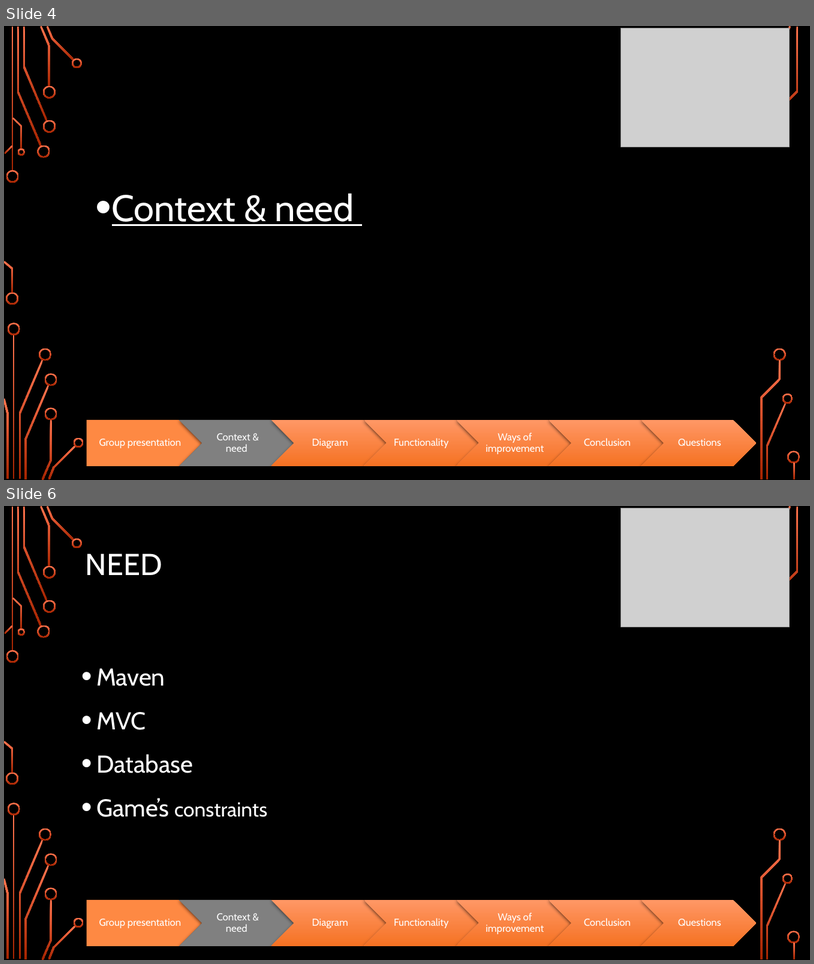
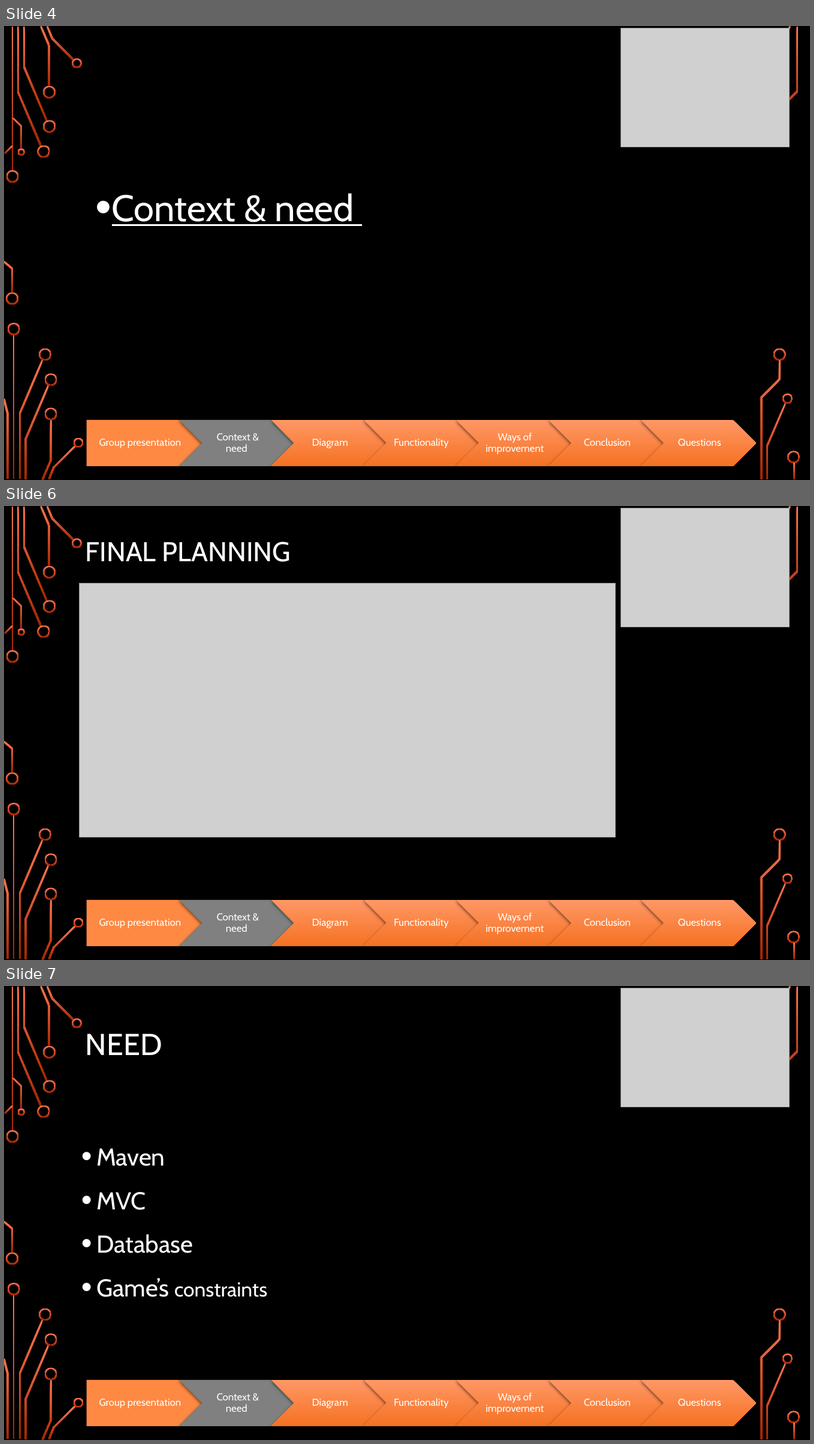
Before and after one commit to Paulbgt/Projet-Java, a slide deck: java project.pptx. Shown one above the other, each under a label of ours: slides 4 and 6 before the commit, slides 4, 6 and 7 after it; the slides between them are not shown. The pictures are 814x964 and 814x1444 pixels, drawn with LibreOffice and Linux fonts; fonts in the diff are those of the drawing; grey boxes stand for pictures; background and template pictures are left out. Boxes give left, top, right and bottom in pixels: in the first picture for what was removed or moved away, otherwise in the second. Text is boxed around its words. In the diff, an @@ line names an element or a change of style, - is before the commit and + after.

```diff
--- a/java project.pptx
+++ b/java project.pptx
@@ slide 6 added at (4, 506, 810, 960), background picture (left out); not listed: 34 template elements that a slide beside it also shows @@
@@ picture added at (621, 508, 790, 628) @@
@@ title added at (86, 541, 291, 562), 32.4 pt, text #FFFFFF @@
+FINAL PLANNING
@@ picture added at (80, 583, 616, 838) @@
@@ group added at (87, 900, 756, 946): 7 texts, 6 chevrons, 1 pentagon arrow @@
+Group presentation
+Context & need
+Diagram
+Functionality
+Ways of improvement
+Conclusion
+Questions
@@ what was slide 6 is now slide 7 @@
```
Also in this commit, not shown: 7 slides changed, 1 other slide added.
